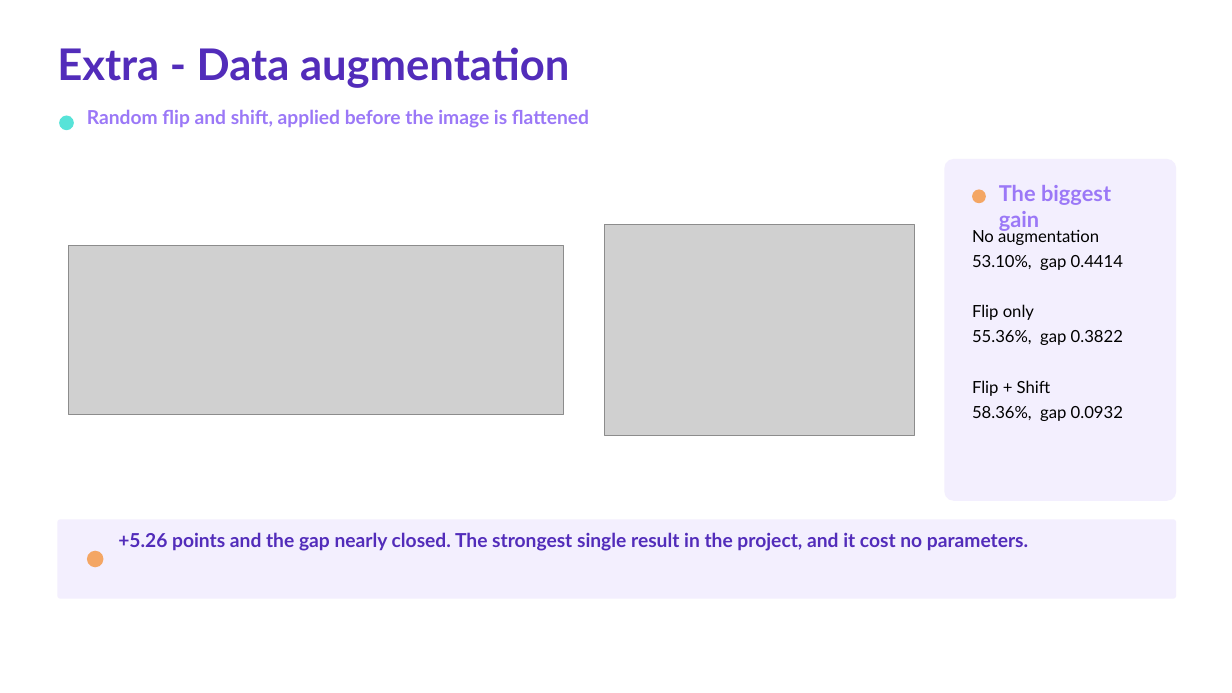
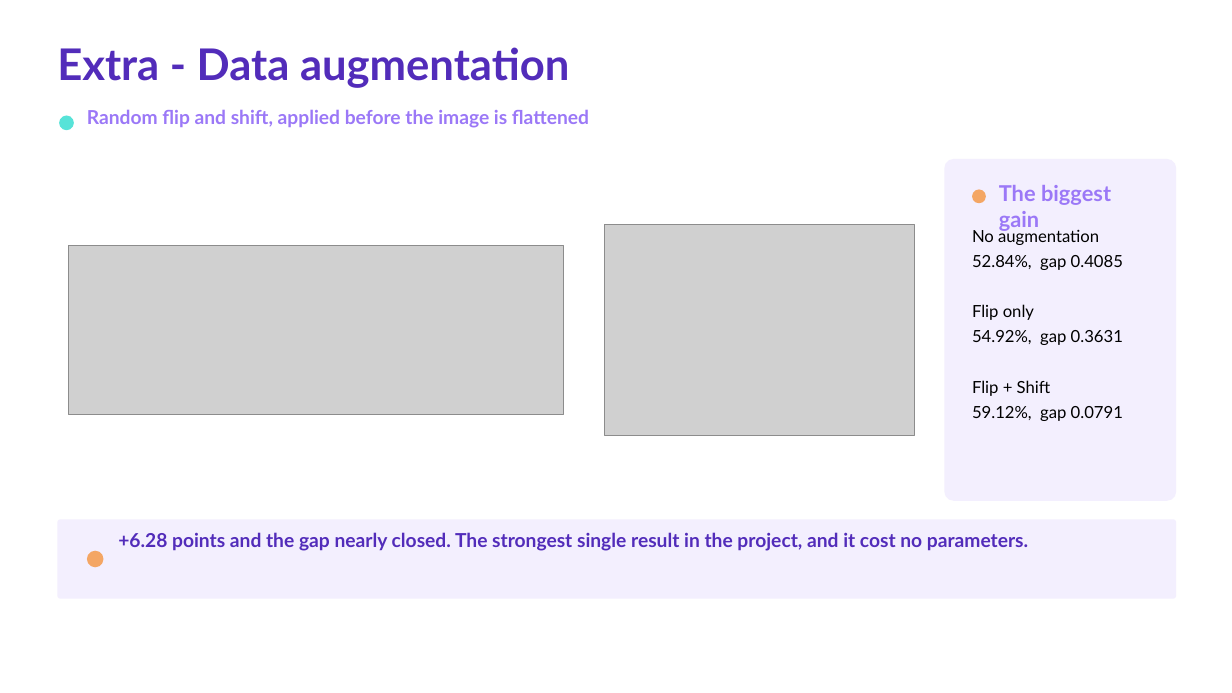
Before and after one commit to khaliddosari/Deep-Learning-Project-Tuwaiq, a slide deck: slide 17 of Docs/Deep Learning Capstone Presentation.pptx. Drawn at 1232x693 pixels with LibreOffice and Linux fonts; fonts in the diff are those of the drawing; grey boxes stand for pictures. Boxes give left, top, right and bottom in pixels: in the first picture for what was removed or moved away, otherwise in the second. Text is boxed around its words. In the diff, an @@ line names an element or a change of style, - is before the commit and + after.

```diff
--- a/Docs/Deep Learning Capstone Presentation.pptx
+++ b/Docs/Deep Learning Capstone Presentation.pptx
@@ text at bbox=[972, 255, 1123, 270]: text changed @@
-53.10%, gap 0.4414
+52.84%, gap 0.4085
@@ text at bbox=[972, 330, 1123, 345]: text changed @@
-55.36%, gap 0.3822
+54.92%, gap 0.3631
@@ text at bbox=[972, 406, 1123, 421]: text changed @@
-58.36%, gap 0.0932
+59.12%, gap 0.0791
@@ text at bbox=[118, 532, 1028, 551]: text changed @@
-+5.26 points and the gap nearly closed. The strongest single result in the project, and it cost no parameters.
++6.28 points and the gap nearly closed. The strongest single result in the project, and it cost no parameters.
```
Also in this commit, not shown: 10 other slides changed, 38 other files.
